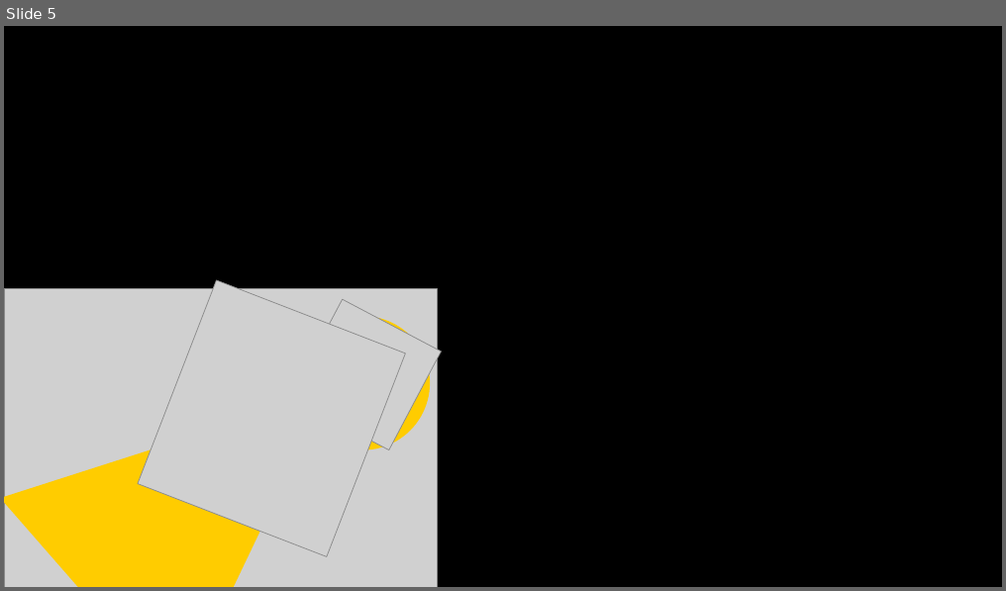
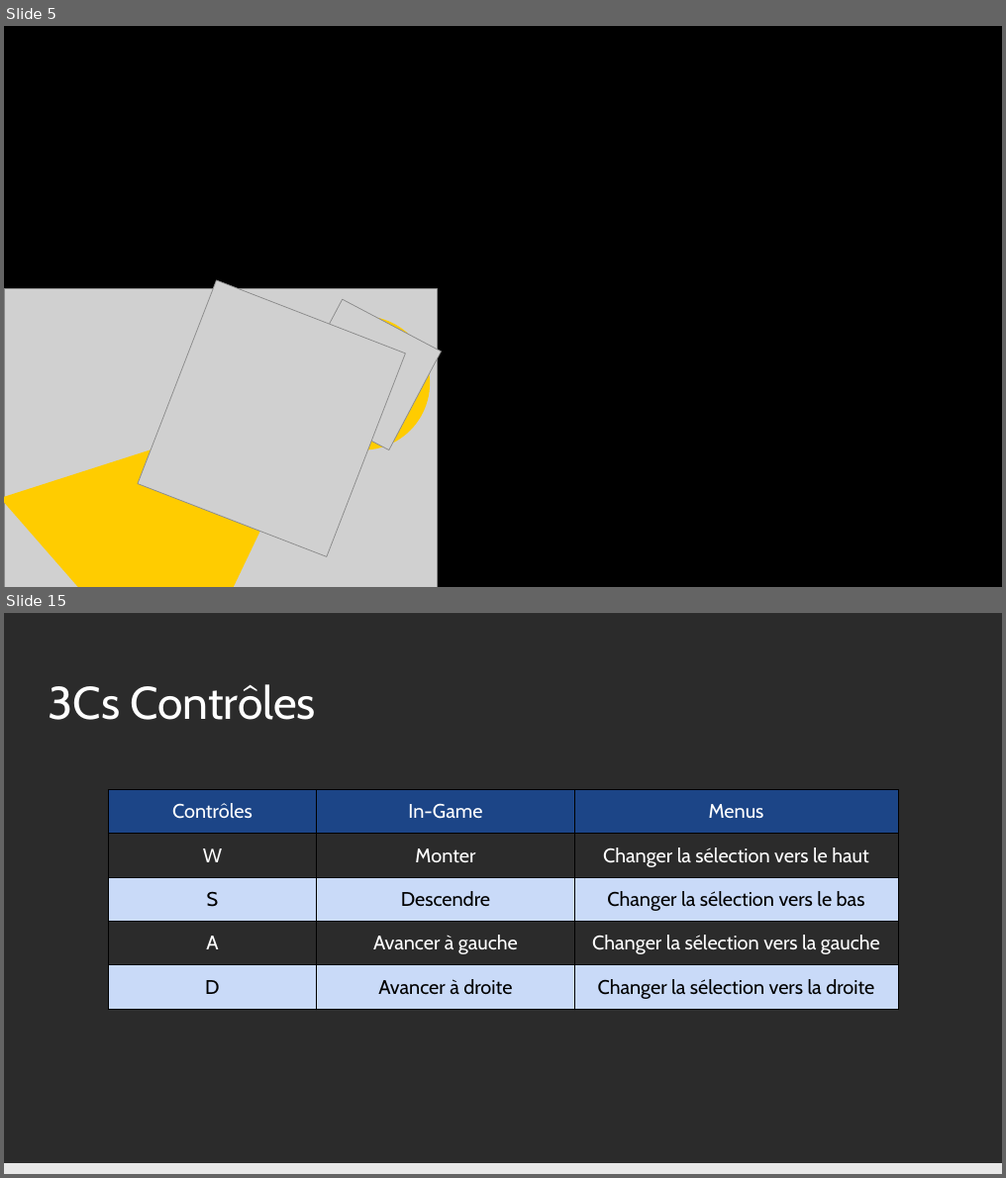
Before and after one commit to KevinBachelierBart/TPGeneraux, a slide deck: PrésentationSintaZaranie.pptx. Shown one above the other, each under a label of ours: slide 5 before the commit, slides 5 and 15 after it; the slides between them are not shown. The pictures are 1006x591 and 1006x1178 pixels, drawn with LibreOffice and Linux fonts; fonts in the diff are those of the drawing; grey boxes stand for pictures; background and template pictures are left out; a plain dark background stands for a picture behind light text. Boxes give left, top, right and bottom in pixels: in the first picture for what was removed or moved away, otherwise in the second. Text is boxed around its words. In the diff, an @@ line names an element or a change of style, - is before the commit and + after.

```diff
--- a/PrésentationSintaZaranie.pptx
+++ b/PrésentationSintaZaranie.pptx
@@ slide 15 added at <box>4,613,1002,1174</box>, background picture (left out) @@
@@ title added at <box>48,684,316,720</box>, 44 pt, text #FFFFFF @@
+3Cs Contrôles
@@ table added at <box>108,789,898,1008</box>, 5 rows, 3 columns @@
+Contrôles | In-Game | Menus
+W | Monter | Changer la sélection vers le haut
+S | Descendre | Changer la sélection vers le bas
+A | Avancer à gauche | Changer la sélection vers la gauche
+D | Avancer à droite | Changer la sélection vers la droite
@@ rectangle added at <box>4,1164,1002,1174</box>, fill #E8E8E8 @@
```
Also in this commit, not shown: 2 slides changed, 12 other slides added, 1 other file.
